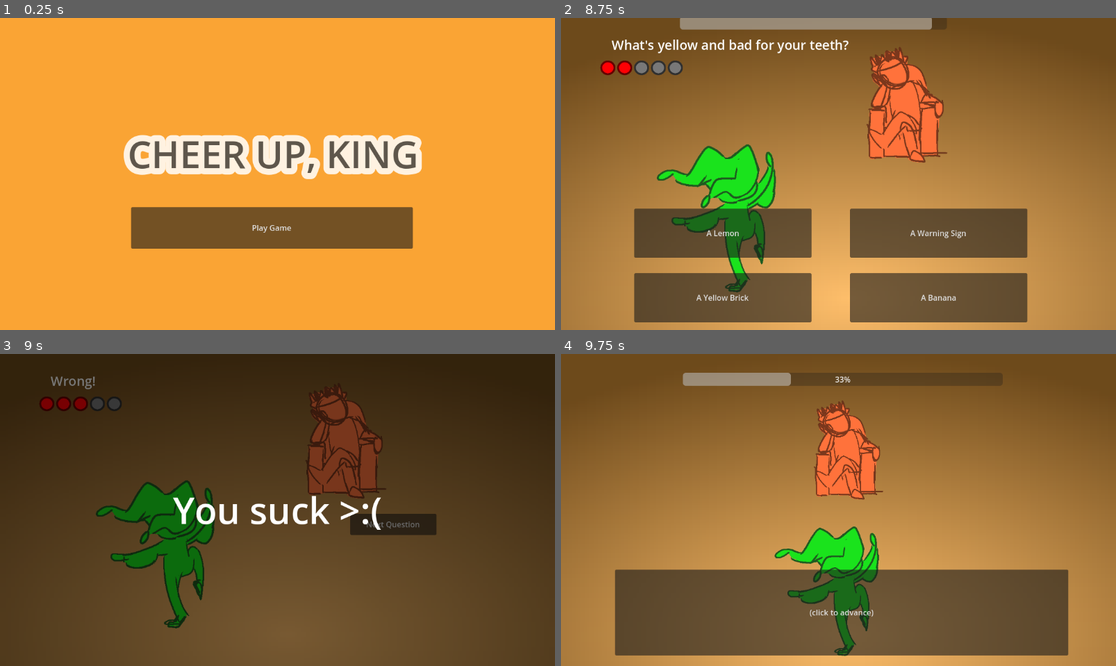
Above: before the commit, frames 1-4 (two rows, left to right).
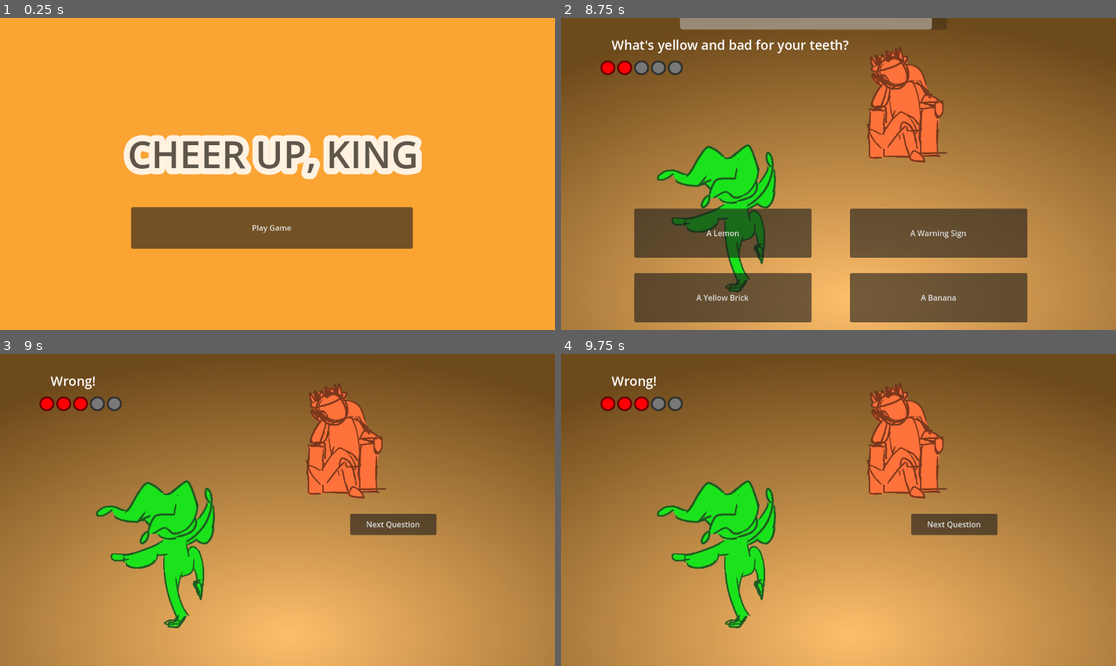
Above: after the commit, the same moments.

Repository: S1lv3rn/GGJ2024
Game: Godot game, scene res://main_menu.tscn
Two runs of this game, one before a commit and one after it. Both use one fixed random seed, a clock stepped at 60 frames per second and the inputs below. The engine's default icon, where the game draws it, is replaced by a stand-in: a white triangle on a blue panel in a dark square.
Inputs (mouse positions are in pixels of both pictures, inside the frame that each line leads up to):
- Up to frame 1 (0.25 s): no input
- Up to frame 2 (8.75 s): click "Play Game" at 0.5 s; click "(click to advance)" at 1.25 s; click "You got summoned to the COURT…" at 2 s; click "To save your head you gotta..." at 2.75 s; click "MAKE" at 3.5 s; click "MAKE HIM" at 4.25 s; click "MAKE HIM LAUGH!" at 5 s; click "An Apple" at 5.75 s; click "Next Question" at 6.5 s; click "Candy" at 7.25 s; click "Next Question" at 8 s
- Up to frame 3 (9 s): click "A Lemon" at 8.75 s
- Up to frame 4 (9.75 s): tap Enter at 9.5 s; move the mouse to (960, 494) at 9.52 s; press the mouse at (960, 494) at 9.53 s; hold Right (right) from 9.53 s (still down)

Frames 1-2 are identical in both runs. In frame 3, 100% of the frame differs, in the area x 0-100%, y 0-100%; in frame 4, 38%.
Error after the commit: Invalid assignment of property or key 'visible' with value of type 'bool' on a base object of type 'null instance'. (res://game_end.gd:16)

Commit message:
final fix!

Diff:
--- a/game_end.gd
+++ b/game_end.gd
@@ -13,6 +13,7 @@
 			get_tree().change_scene_to_file("res://main_game.tscn")
 
 func displayResult(result):
+	%ColorRect/King.visible = true
 	if !result:
 		%GameEndLabel.text = "You suck >:("
 		visible = true
@@ -24,6 +25,7 @@
 
 
 func gameEnd(hasWon):
+	%ColorRect/King.visible = false
 	if hasWon:
 		%GameEndLabel.text = "You Made Him Laugh!"
 		%yay.play()
--- a/game_end.tscn
+++ b/game_end.tscn
@@ -1,14 +1,14 @@
-[gd_scene load_steps=5 format=3 uid="uid://b54iumlq6ha5i"]
+[gd_scene load_steps=6 format=3 uid="uid://b54iumlq6ha5i"]
 
 [ext_resource type="Script" path="res://game_end.gd" id="1_vmnos"]
 [ext_resource type="AudioStream" uid="uid://bosgl3ojssnj0" path="res://Sounds/cheer.wav" id="2_lo5ot"]
+[ext_resource type="PackedScene" uid="uid://ejoh0v7oohwd" path="res://characters/king.tscn" id="2_xjohf"]
 [ext_resource type="AudioStream" uid="uid://kkagn4s46m1f" path="res://Sounds/dun-dun-duuun-v01-105105.mp3" id="3_i5idw"]
 
 [sub_resource type="LabelSettings" id="LabelSettings_gx6q1"]
 font_size = 76
 
 [node name="GameEnd" type="CanvasLayer"]
-visible = false
 script = ExtResource("1_vmnos")
 
 [node name="ColorRect" type="ColorRect" parent="."]
@@ -18,6 +18,11 @@
 grow_horizontal = 2
 grow_vertical = 2
 color = Color(0, 0, 0, 0.529412)
+
+[node name="King" parent="ColorRect" instance=ExtResource("2_xjohf")]
+unique_name_in_owner = true
+modulate = Color(1, 0.447059, 0.231373, 1)
+position = Vector2(584, 638)
 
 [node name="GameEndLabel" type="Label" parent="."]
 unique_name_in_owner = true
